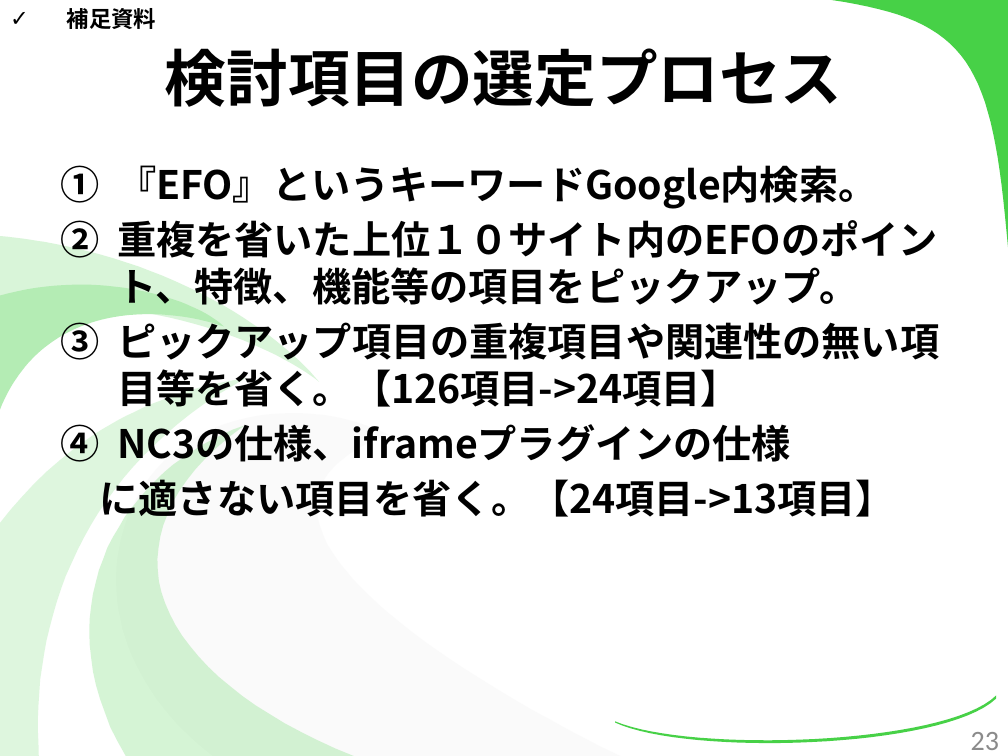
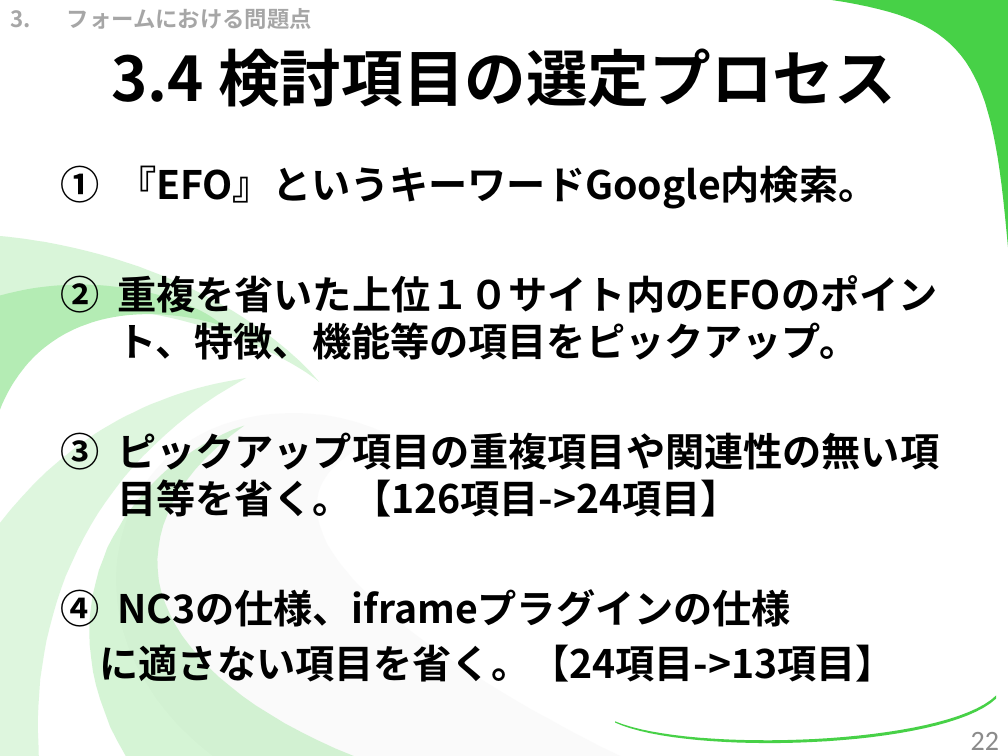
Before and after one commit to kotaro0717/Report-Management, a slide deck: slide 22 of 1.中間報告/3.発表資料/report_hokada.pptx (slide 23 before the commit). Drawn at 1008x756 pixels with LibreOffice and Linux fonts; fonts in the diff are those of the drawing. Boxes give left, top, right and bottom in pixels: in the first picture for what was removed or moved away, otherwise in the second. Text is boxed around its words. In the diff, an @@ line names an element or a change of style, - is before the commit and + after.

```diff
--- a/1.中間報告/3.発表資料/report_hokada.pptx
+++ b/1.中間報告/3.発表資料/report_hokada.pptx
@@ text at [67, 8, 312, 29]: text changed; text colour #000000 to #A6A6A6 @@
-✓ 補足資料
+3. フォームにおける問題点
@@ title at [111, 48, 896, 107]: text changed @@
-検討項目の選定プロセス
+3.4 検討項目の選定プロセス
@@ text "『EFO』というキーワードGoogle内検索。" rewrapped from [100, 165, 939, 524] to [100, 165, 939, 682] @@
@@ page number at [971, 732, 999, 750]: text changed @@
-23
+22
```
Also in this commit, not shown: 23 other slides changed, 3 slides added.
